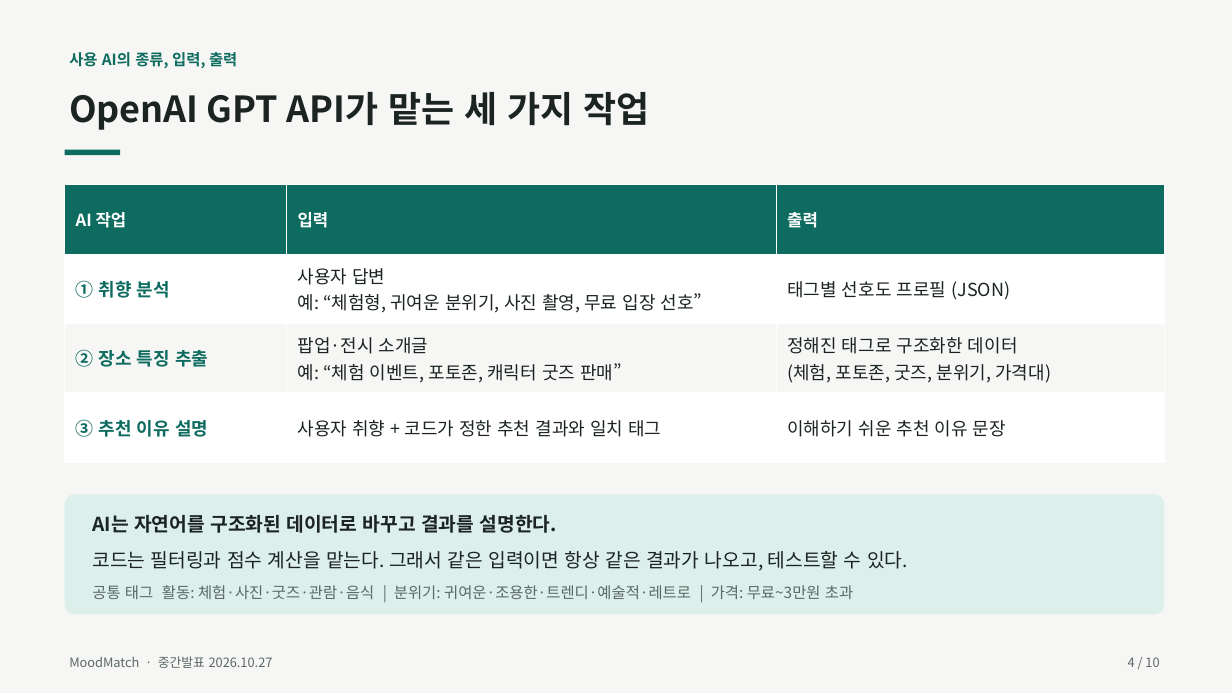
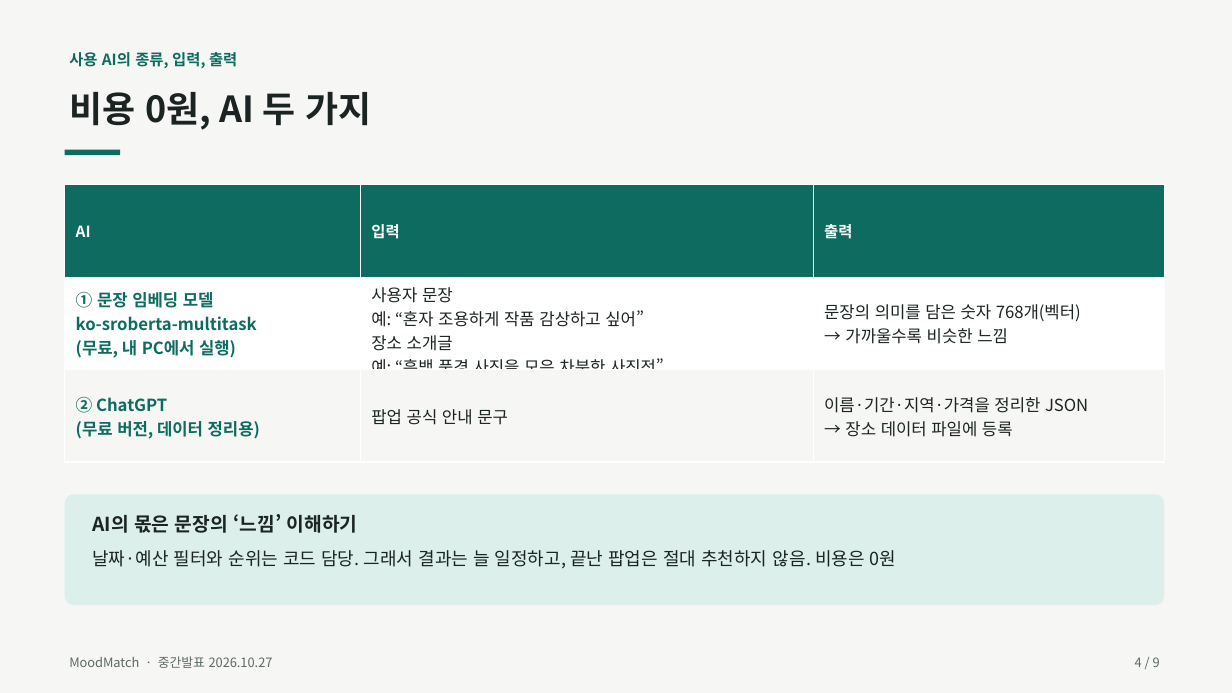
Before and after one commit to junwoo906/MoodMatch, a slide deck: slide 4 of docs/MoodMatch_중간발표.pptx. Drawn at 1232x693 pixels with LibreOffice and Linux fonts; fonts in the diff are those of the drawing. Boxes give left, top, right and bottom in pixels: in the first picture for what was removed or moved away, otherwise in the second. Text is boxed around its words. In the diff, an @@ line names an element or a change of style, - is before the commit and + after.

```diff
--- a/docs/MoodMatch_중간발표.pptx
+++ b/docs/MoodMatch_중간발표.pptx
@@ text at [69,92,371,130]: text changed @@
-OpenAI GPT API가 맡는 세 가지 작업
+비용 0원, AI 두 가지
@@ table at [65,185,1165,462] @@
-row 1: AI 작업 | 입력 | 출력
-row 2: ① 취향 분석 | 사용자 답변 예: “체험형, 귀여운 분위기, 사진 촬영, 무료 입장 선호” | 태그별 선호도 프로필 (JSON)
-row 3: ② 장소 특징 추출 | 팝업·전시 소개글 예: “체험 이벤트, 포토존, 캐릭터 굿즈 판매” | 정해진 태그로 구조화한 데이터 (체험, 포토존, 굿즈, 분위기, 가격대)
-row 4: ③ 추천 이유 설명 | 사용자 취향 + 코드가 정한 추천 결과와 일치 태그 | 이해하기 쉬운 추천 이유 문장
+row 1: AI | 입력 | 출력
+row 2: ① 문장 임베딩 모델 ko-sroberta-multitask (무료, 내 PC에서 실행) | 사용자 문장 예: “혼자 조용하게 작품 감상하고 싶어” 장소 소개글 예: “흑백 풍경 사진을 모은 차분한 사진전” | 문장의 의미를 담은 숫자 768개(벡터) → 가까울수록 비슷한 느낌
+row 3: ② ChatGPT (무료 버전, 데이터 정리용) | 팝업 공식 안내 문구 | 이름·기간·지역·가격을 정리한 JSON → 장소 데이터 파일에 등록
@@ rounded rectangle: place and size @@
-rounded rectangle at [65,494,1165,615]
+rounded rectangle at [65,494,1165,605]
@@ text at [92,514,897,568]: text changed; size 15 to 14 pt @@
-AI는 자연어를 구조화된 데이터로 바꾸고 결과를 설명한다.
-코드는 필터링과 점수 계산을 맡는다. 그래서 같은 입력이면 항상 같은 결과가 나오고, 테스트할 수 있다.
-공통 태그 활동: 체험·사진·굿즈·관람·음식 | 분위기: 귀여운·조용한·트렌디·예술적·레트로 | 가격: 무료~3만원 초과
+AI의 몫은 문장의 ‘느낌’ 이해하기
+날짜·예산 필터와 순위는 코드 담당. 그래서 결과는 늘 일정하고, 끝난 팝업은 절대 추천하지 않음. 비용은 0원
@@ text at [1135,657,1160,667]: text changed @@
-4 / 10
+4 / 9
```
Also in this commit, not shown: 6 other slides changed, 2 slides added, 3 slides removed, 4 other files.
